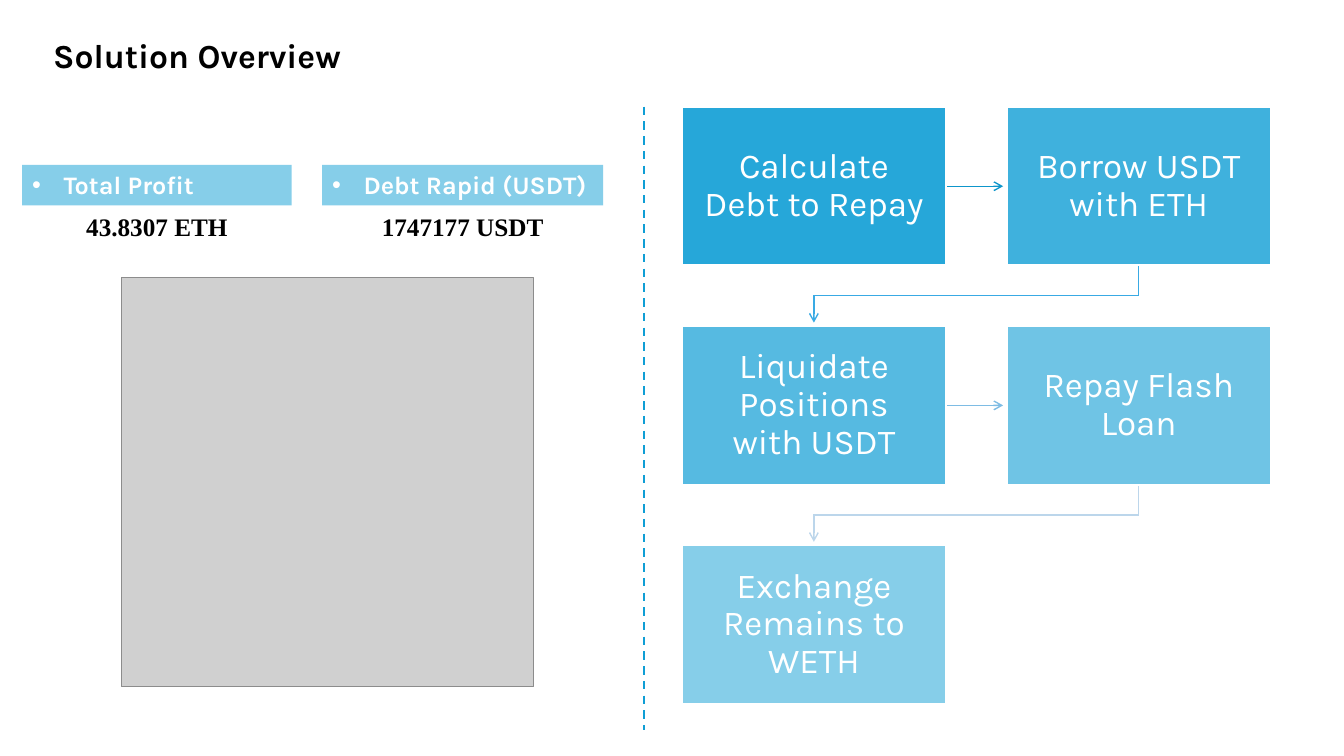
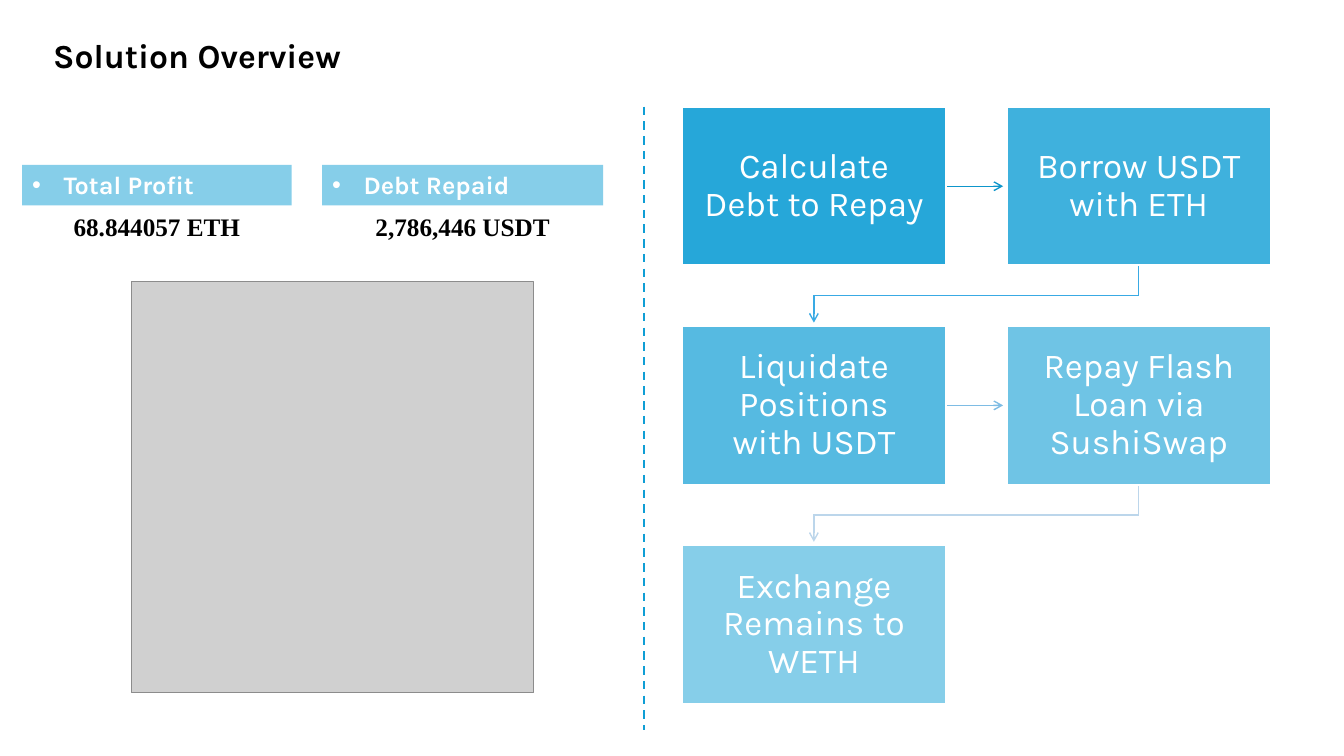
Before and after one commit to tamww/defi-lab2, a slide deck: slide 1 of present.pptx. Drawn at 1344x756 pixels with LibreOffice and Linux fonts; fonts in the diff are those of the drawing; grey boxes stand for pictures. Boxes give left, top, right and bottom in pixels: in the first picture for what was removed or moved away, otherwise in the second. Text is boxed around its words. In the diff, an @@ line names an element or a change of style, - is before the commit and + after.

```diff
--- a/present.pptx
+++ b/present.pptx
@@ text in rectangle at [364, 176, 509, 231]: text changed @@
-• Debt Rapid (USDT)
+• Debt Repaid (USDT)
@@ text at [74, 219, 240, 237]: text changed @@
-43.8307 ETH
+68.844057 ETH
@@ text at [375, 219, 549, 240]: text changed @@
-1747177 USDT
+2,786,446 USDT
@@ picture: place and size @@
-picture at [122, 278, 534, 688]
+picture at [131, 282, 534, 694]
@@ text at [1044, 354, 1234, 462]: text changed @@
-Repay Flash Loan
+Repay Flash Loan via SushiSwap
```
Also in this commit, not shown: 1 other slide changed, 4 other files.
